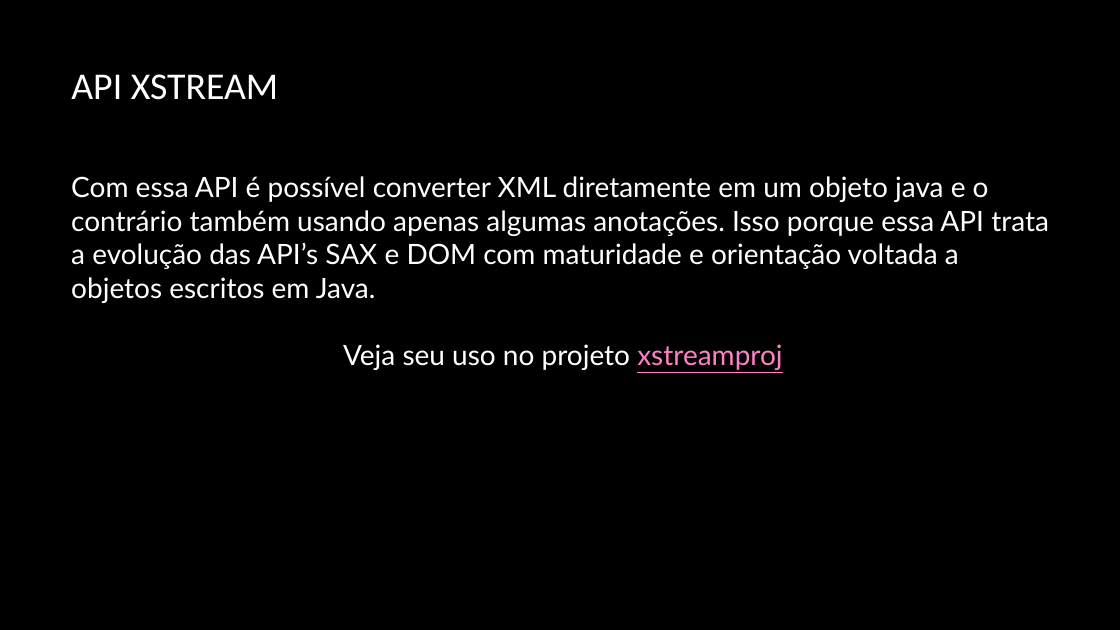
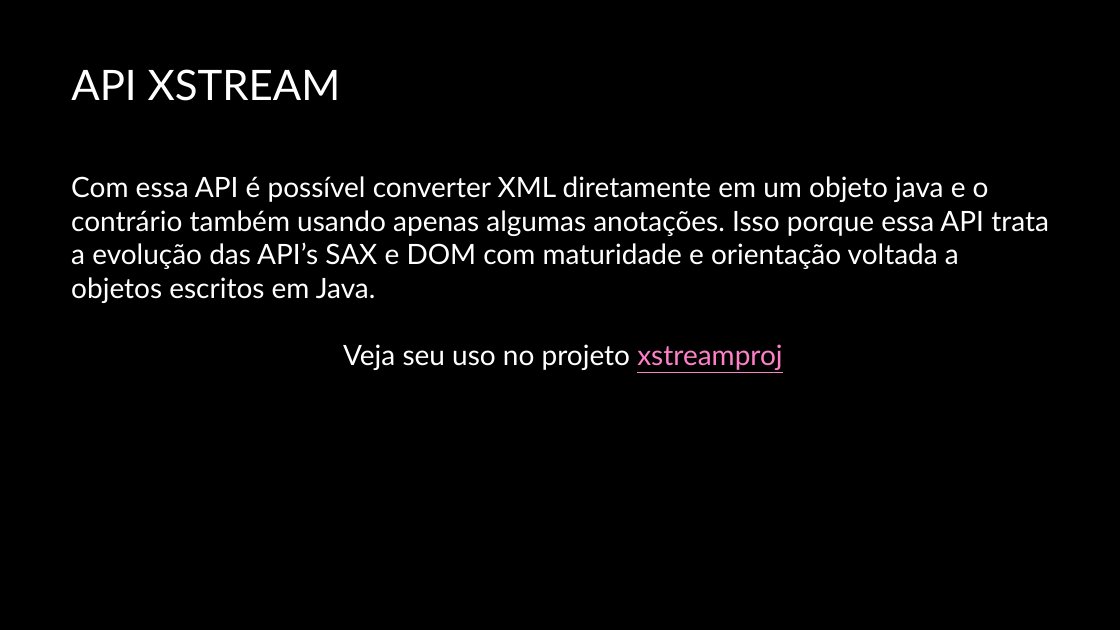
Before and after one commit to professordouglasfilho/aulasetutoriais, a slide deck: slide 14 of aulas/modulo4/Módulo 4 - Webservices.pptx. Drawn at 1120x630 pixels with LibreOffice and Linux fonts; fonts in the diff are those of the drawing; background and template pictures are left out. Boxes give left, top, right and bottom in pixels: in the first picture for what was removed or moved away, otherwise in the second. Text is boxed around its words. In the diff, an @@ line names an element or a change of style, - is before the commit and + after.

```diff
--- a/aulas/modulo4/Módulo 4 - Webservices.pptx
+++ b/aulas/modulo4/Módulo 4 - Webservices.pptx
@@ title "API XSTREAM" at box(71, 69, 341, 101): size 32.4 to 36 pt, font Calibri to Lato @@
```
Also in this commit, not shown: 1 other slide changed, 11 slides added, 19 other files.
